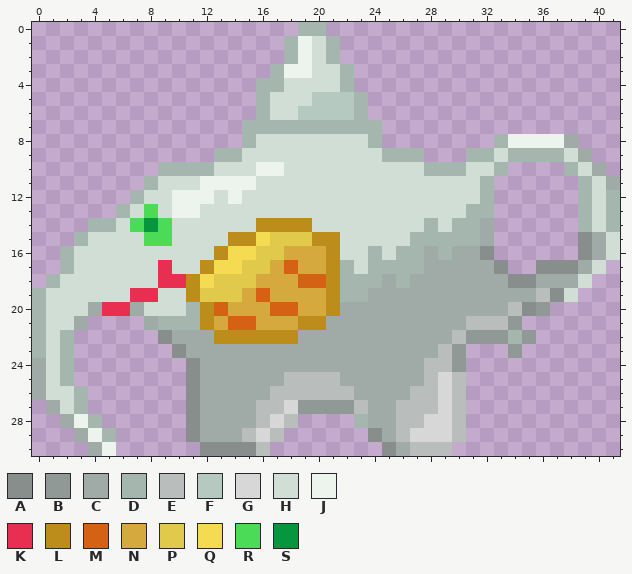
A pixel-art sprite gets an edit: Assets/Images/Gustov.png. The first picture shows the starting point.
The file is 42x31 pixels. Colours within 5 levels of each other are drawn and written as one.
Palette (. is transparent): A #888e8b  B #909996  C #a0aaa7  D #a4b6ae  E #b9bdbb  F #b6c9c1  G #d7d7d7  H #d1ded6  J #ecf4ed  K #e82e51  L #bd8d1b  M #d56114  N #d5a93e  P #e1ca4b  Q #f4db51  R #4cdb56  S #07963d
Pixels before, first column x 0:
 0 ...................DD.....................
 1 ..................DJHD....................
 2 ..................DJHD....................
 3 .................DJJHHD...................
 4 ................DDHHHHD...................
 5 ................DHHHFFFD..................
 6 ................DHHFFFFD..................
 7 ...............DDDDDDDDDD.................
 8 ...............DHHHHHHHHD........DJJJJC...
 9 .............DDHHHHHHHHHHDDD...DDHDDDDHC..
10 .........DDDDHHHJJHHHHHHHHHHDDDHHD....DHC.
11 ........DHHHJJJJHHHHHHHHHHHHHHHHD......DHC
12 .......DHHJJJHJHHHHHHHHHHHHHHHHHD......DHD
13 ......DHRHJJHHHHHHHHHHHHHHHHHHHDD......DHD
14 ....DDHRSRHHHHHHLLLLHHHHHHHHDHDDC......DHD
15 ...DHHHHRRHHHHLLQPPPLLHHHHHDDDDDC......ACH
16 ..DHHHHHHHHHHLQQPPNNNLHHDHDDCDCCA......ACH
17 ..DHHHHHHKHHLQQPPNMNNLDHDDDDCCCCCA..AAACH.
18 .DHHHHHHHKKLQPPPNNNMMLDDDCDCCCCCCCAACCCH..
19 DHHHHHHKKHHLPPPNMNNNNLDDCCCCCCCCCCCCEAH...
20 DHHHCKKCHHHDLMNNNMMNNLCCCCCCCCCCCCEAB.....
21 DHHC....CDDDLNMMNNNLLCCCCCCCCCCEEEB.......
22 DHD......ACCCLLLLLLCCCCCCCCCCCEBBBDB......
23 DHD.......ACCCCCCCCCCCCCCCCCCEB...B.......
24 CHD........ACCCCCCCCCCCCCCCCEEB...........
25 CHD........ACCCCCCEEEECCCCCCEGE...........
26 CHHD.......ACCCCCEEEEEECCCCEEGE...........
27 .CHD.......ACCCCEEGBBBBECCEEEGE...........
28 ..CJD......ACCCCEGE....DCCEEGGE...........
29 ...CJD.....ACCCEGE......ACEGGGE...........
30 ....CJ......AAAAE........ACEEE............
The same view after the edit:
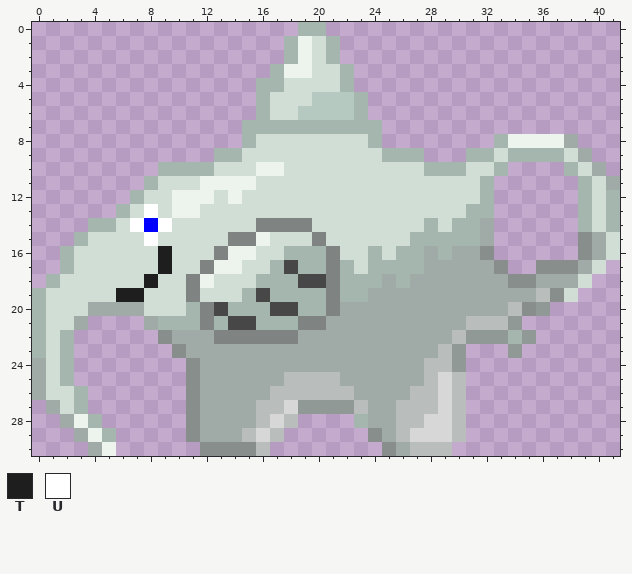
Colours new in this view: T #1e1e1e  U #ffffff
Log entry: Add Gustovs Luvvy Also improve gustov
Change:
colour L: #bd8d1b -> #7f8382
colour M: #d56114 -> #474747
colour S: #07963d -> #0000ff
Changed rows in their new state; - is a pixel that keeps its letter.
first column x 5:
13 ---U-------------
14 --U-U------------
15 ---UH------JHHH-H
16 ----T----JJHHDDD-
17 ----T---JJHHD-DD-
18 ---THH-JHHHDDD---
19 -TTH---HHHD-DDDD-
20 CC-------DDD--DD-
21 --------D--DDD---
Changed places in both pictures, as pixel boxes (x1, y1, x2, y2):
changed: (102, 204, 340, 344)
